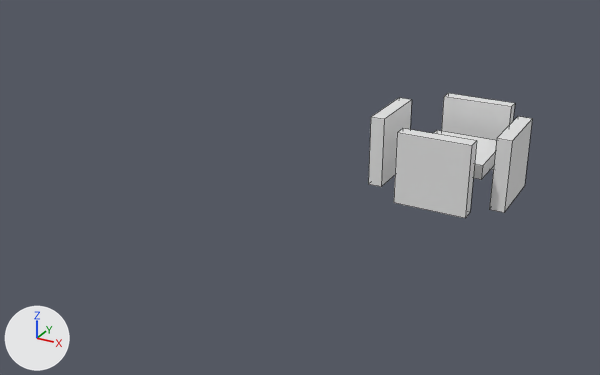
Two versions of the Blender file comp3000Unity/Assets/shipLayout.blend, one commit apart.
Rendered twice from a 50 mm lens placed at (8.53, -20.9, 8.38), pointed at (-1.46, -2.73, -0.71). Every picture has the same lights, and +X, +Y and +Z are marked at lower left. Mesh edges are drawn as thin lines.
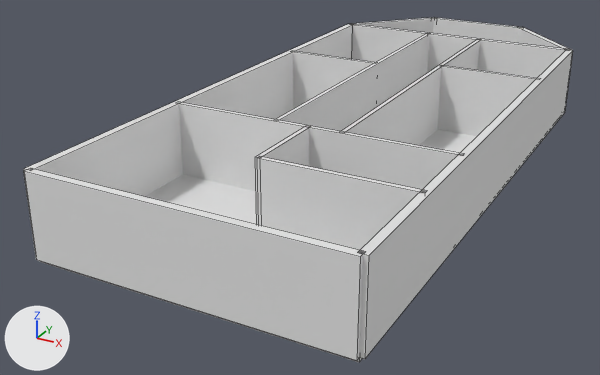
What differs and where, as boxes [x1, y1, x2, y2] in the pictures (600 x 375 px):
'Cube.003', moved, rescaled (308% wider, 113% taller)
    before: [394, 128, 477, 218]
    after: [23, 168, 365, 361]
'outerwall2', added
    after: [359, 50, 573, 359]
'outerwall1', added
    after: [24, 24, 352, 196]
'innerbackwall', added
    after: [177, 102, 464, 191]
'elecbackwall', added
    after: [257, 157, 426, 250]
'Cube', moved, rescaled
    before: [368, 98, 412, 187]
    after: [275, 34, 430, 131]
'Cube.004', moved, rescaled
    before: [441, 93, 515, 170]
    after: [351, 24, 570, 78]
'Cube.001', moved, rescaled
    before: [489, 116, 532, 213]
    after: [341, 40, 480, 145]
'Cube.002', moved, rescaled
    before: [434, 130, 496, 180]
    after: [40, 129, 477, 362]
'dividerwall2', added
    after: [437, 66, 540, 136]
'dividerwall1', added
    after: [291, 51, 376, 109]
'cwindow2', added
    after: [433, 17, 523, 43]
'innerwall', added
    after: [255, 126, 311, 225]
'cwindow1', added
    after: [353, 17, 436, 33]
'cwindow3', added
    after: [517, 27, 571, 50]

Patch to the scene script:
```diff
--- a/comp3000Unity/Assets/shipLayout.blend.py
+++ b/comp3000Unity/Assets/shipLayout.blend.py
@@ ob_cube @@
 ob_cube = bpy.data.objects.new('Cube', me_cube)
-ob_cube.location = (0.0, 0.0, 0.0)
-ob_cube.scale = (0.2, 1.0, 1.0)
+ob_cube.location = (-0.85, 0.0, 1.0)
+ob_cube.scale = (0.06, 5.0, 1.0)
@@ ob_cube_001 @@
 ob_cube_001 = bpy.data.objects.new('Cube.001', me_cube_001)
-ob_cube_001.location = (3.51, 0.0, 0.0)
-ob_cube_001.scale = (0.2, 1.0, 1.0)
+ob_cube_001.location = (0.85, 0.0, 1.0)
+ob_cube_001.scale = (0.06, 5.0, 1.0)
@@ ob_cube_002 @@
 ob_cube_002 = bpy.data.objects.new('Cube.002', me_cube_002)
-ob_cube_002.location = (2.02, 0.0, 0.0)
-ob_cube_002.scale = (1.0, 1.0, 0.2)
+ob_cube_002.location = (0.0, -2.5, 0.0)
+ob_cube_002.scale = (3.7, 7.5, 0.1)
@@ ob_cube_003 @@
 ob_cube_003 = bpy.data.objects.new('Cube.003', me_cube_003)
-ob_cube_003.location = (1.92, -1.62, 0.0)
-ob_cube_003.scale = (1.0, 0.2, 1.0)
+ob_cube_003.location = (0.0, -10.0, 1.0)
+ob_cube_003.scale = (3.7, 0.1, 1.0)
@@ ob_cube_004 @@
 ob_cube_004 = bpy.data.objects.new('Cube.004', me_cube_004)
-ob_cube_004.location = (1.92, 1.92, 0.0)
-ob_cube_004.scale = (1.0, 0.2, 1.0)
+ob_cube_004.location = (0.0, 5.0, 1.0)
+ob_cube_004.scale = (3.7, 0.1, 1.0)
@@ ob_innerbackwall @@
+ob_innerbackwall = bpy.data.objects.new('innerbackwall', me_cube_016)  # a box spanning x -1.0..1.0, y -1.0..1.0, z -1.0..1.0; in mat_material_015 (white #e7e7e7)
+ob_innerbackwall.location = (0.0, -5.0, 1.0)
+ob_innerbackwall.scale = (3.7, 0.06, 1.0)
@@ ob_elecbackwall @@
+ob_elecbackwall = bpy.data.objects.new('elecbackwall', me_cube_015)  # a box spanning x -1.0..1.0, y -1.0..1.0, z -1.0..1.0; in mat_material_014 (white #e7e7e7)
+ob_elecbackwall.location = (1.85, -7.19, 1.0)
+ob_elecbackwall.scale = (1.85, 0.06, 1.0)
@@ ob_innerwall @@
+ob_innerwall = bpy.data.objects.new('innerwall', me_cube_014)  # a box spanning x -1.0..1.0, y -1.0..1.0, z -1.0..1.0; in mat_material_013 (white #e7e7e7)
+ob_innerwall.location = (0.0, -6.1, 1.0)
+ob_innerwall.scale = (0.06, 1.13, 1.0)
@@ ob_cwindow3 @@
+ob_cwindow3 = bpy.data.objects.new('cwindow3', me_cube_012)  # a box spanning x -1.0..1.0, y -1.0..1.0, z -1.0..1.0; in mat_material_012 (white #e7e7e7)
+ob_cwindow3.location = (2.6, 6.19, 1.0)
+ob_cwindow3.rotation_euler = (0.0, 0.0, -0.831)  # degrees (0, 0, -48)
+ob_cwindow3.scale = (1.62, 0.1, 1.0)
@@ ob_cwindow1 @@
+ob_cwindow1 = bpy.data.objects.new('cwindow1', me_cube_011)  # a box spanning x -1.0..1.0, y -1.0..1.0, z -1.0..1.0; in mat_material_011 (white #e7e7e7)
+ob_cwindow1.location = (-2.6, 6.19, 1.0)
+ob_cwindow1.rotation_euler = (0.0, 0.0, 0.831)  # degrees (0, 0, 48)
+ob_cwindow1.scale = (1.62, 0.1, 1.0)
@@ ob_cwindow2 @@
+ob_cwindow2 = bpy.data.objects.new('cwindow2', me_cube_010)  # a box spanning x -1.0..1.0, y -1.0..1.0, z -1.0..1.0; in mat_material_010 (white #e7e7e7)
+ob_cwindow2.location = (0.0, 7.33, 1.0)
+ob_cwindow2.scale = (1.62, 0.1, 1.0)
@@ ob_outerwall1 @@
+ob_outerwall1 = bpy.data.objects.new('outerwall1', me_cube_009)  # a box spanning x -1.0..1.0, y -1.0..1.0, z -1.0..1.0; in mat_material_009 (white #e7e7e7)
+ob_outerwall1.location = (-3.7, -2.5, 1.0)
+ob_outerwall1.scale = (0.1, 7.5, 1.0)
@@ ob_outerwall2 @@
+ob_outerwall2 = bpy.data.objects.new('outerwall2', me_cube_008)  # a box spanning x -1.0..1.0, y -1.0..1.0, z -1.0..1.0; in mat_material_008 (white #e7e7e7)
+ob_outerwall2.location = (3.7, -2.5, 1.0)
+ob_outerwall2.scale = (0.1, 7.5, 1.0)
@@ ob_dividerwall2 @@
+ob_dividerwall2 = bpy.data.objects.new('dividerwall2', me_cube_007)  # a box spanning x -1.0..1.0, y -1.0..1.0, z -1.0..1.0; in mat_material_007 (white #e7e7e7)
+ob_dividerwall2.location = (2.27, 1.4, 1.0)
+ob_dividerwall2.scale = (1.42, 0.06, 1.0)
@@ ob_dividerwall1 @@
+ob_dividerwall1 = bpy.data.objects.new('dividerwall1', me_cube_006)  # a box spanning x -1.0..1.0, y -1.0..1.0, z -1.0..1.0; in mat_material_006 (white #e7e7e7)
+ob_dividerwall1.location = (-2.27, 0.78, 1.0)
+ob_dividerwall1.scale = (1.42, 0.06, 1.0)
```
